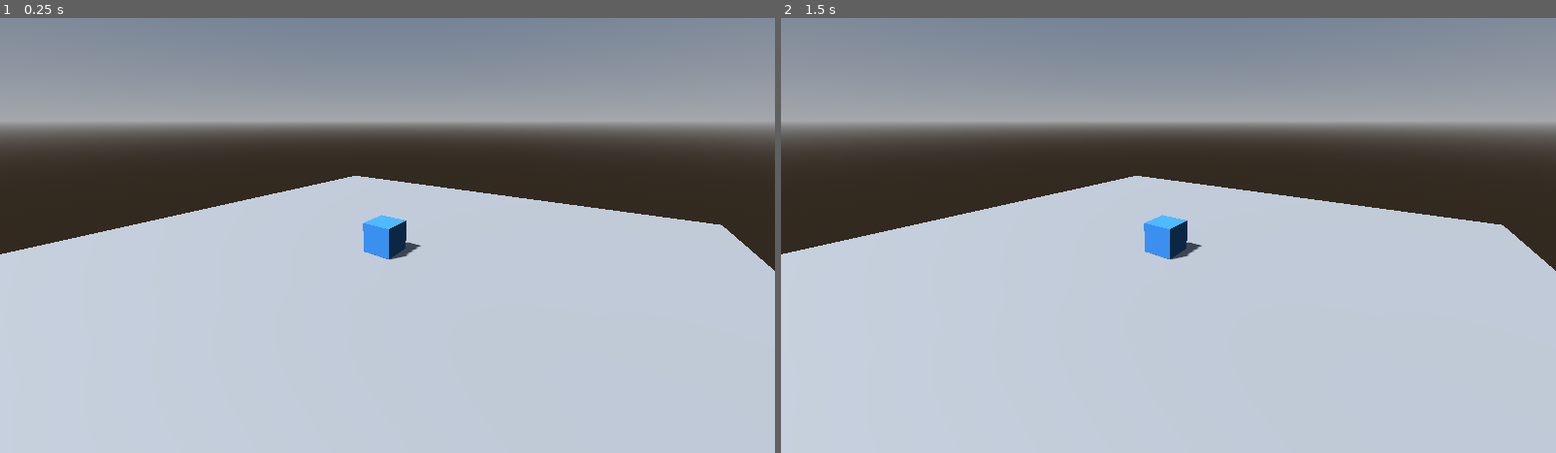
Above: before the commit, frames 1-2 (left to right).
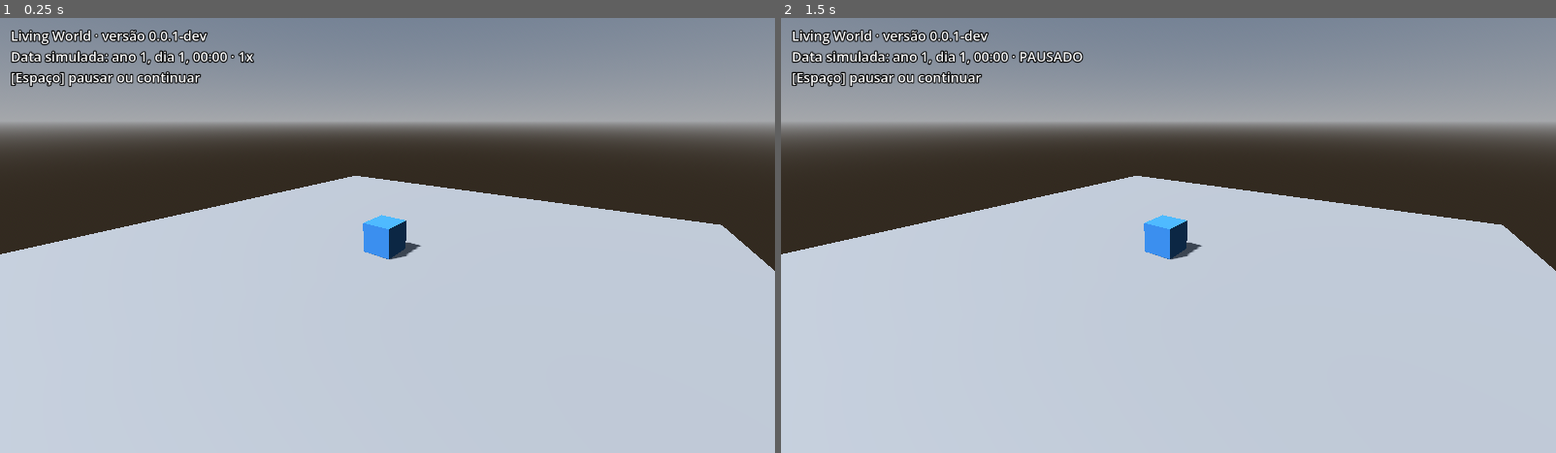
Above: after the commit, the same moments.

Repository: ArthurLK2006/LivingWorld
Game: Godot game, scene res://scenes/main.tscn
Two runs of this game, one before a commit and one after it. Both use one fixed random seed, a clock stepped at 60 frames per second and the inputs below.
Inputs (mouse positions are in pixels of both pictures, inside the frame that each line leads up to):
- Up to frame 1 (0.25 s): no input
- Up to frame 2 (1.5 s): tap Enter at 0.5 s; move the mouse to (1339, 213) at 0.52 s; tap Space at 0.6, 0.77, 1.07 s; click (1339, 213) at 0.67 s; drag from (1013, 257) to (1129, 322) at 1.27 s

The runs differ from the first frame. In frame 1, 1.6% of the frame differs, in the area x 1-33%, y 2-17%; in frame 2, 1.7%, in the area x 1-40%, y 2-17%.

Commit message:
LW-020 e LW-021: autoloads SimulationHost e GameApp e texto de estado na cena
Registra os dois autoloads em project.godot e adiciona CanvasLayer com Label em
scenes/main.tscn (alterações autorizadas por Arthur). Tecla Espaço pausa. Regra 5
do check_architecture limita os autoloads. check_all inclui a cena principal.

Co-Authored-By: Claude Sonnet 5.5 <noreply@anthropic.com>
Claude-Session: https://claude.ai/code/session_01Bo9P6FfQSA3zyatEgHcaW6

Diff:
--- a/project.godot
+++ b/project.godot
@@ -14,6 +14,11 @@
 run/main_scene="res://scenes/main.tscn"
 config/features=PackedStringArray("4.7")
 
+[autoload]
+
+SimulationHost="*res://src/app/simulation_host.gd"
+GameApp="*res://src/app/game_app.gd"
+
 [debug]
 
 gdscript/warnings/untyped_declaration=2
--- a/scenes/main.tscn
+++ b/scenes/main.tscn
@@ -1,4 +1,6 @@
 [gd_scene format=3]
+
+[ext_resource type="Script" path="res://src/presentation/ui/status_overlay.gd" id="1_overlay"]
 
 [sub_resource type="ProceduralSkyMaterial" id="SkyMaterial"]
 
@@ -40,3 +42,15 @@
 position = Vector3(5, 4, 7)
 rotation_degrees = Vector3(-22, 35, 0)
 current = true
+
+[node name="HUD" type="CanvasLayer" parent="."]
+
+[node name="StatusLabel" type="Label" parent="HUD"]
+offset_left = 16.0
+offset_top = 12.0
+offset_right = 16.0
+offset_bottom = 12.0
+theme_override_colors/font_outline_color = Color(0, 0, 0, 1)
+theme_override_constants/outline_size = 6
+theme_override_font_sizes/font_size = 20
+script = ExtResource("1_overlay")
--- /dev/null
+++ b/src/app/game_app.gd
@@ -0,0 +1,67 @@
+class_name GameAppNode
+extends Node
+## Script do autoload `GameApp` (arquitetura 4.3): ciclo de vida do aplicativo. Por enquanto
+## inicia um mundo de desenvolvimento, monta o texto de estado e trata a tecla de pausa.
+## Não guarda estado do mundo. A apresentação lê só o texto e o sinal daqui.
+
+## Avisa quando o texto de estado muda (a apresentação só redesenha nesse caso).
+signal status_changed(text: String)
+
+## Provisórios até existirem a tela de novo jogo e o versionamento (Fase 0).
+const DEFAULT_WORLD_SEED: int = 1
+const GAME_VERSION: String = "0.0.1-dev"
+const PAUSE_KEY: Key = KEY_SPACE
+
+var _host: SimulationHostNode
+var _last_status_text: String = ""
+
+
+func _ready() -> void:
+	var host: SimulationHostNode = get_node_or_null("/root/SimulationHost") as SimulationHostNode
+	if host == null:
+		push_error("GameApp: autoload SimulationHost não encontrado.")
+		return
+	bind_host(host)
+	host.start_new_game(DEFAULT_WORLD_SEED)
+
+
+func bind_host(host: SimulationHostNode) -> void:
+	_host = host
+
+
+## Texto de estado para a tela: título, versão, data simulada, velocidade ou pausa e a tecla.
+func status_text() -> String:
+	if _host == null or _host.runner == null:
+		return ""
+	var clock: SimClock = _host.runner.world.context.clock
+	var pace: String = "PAUSADO" if clock.is_paused() else "%dx" % clock.get_speed()
+	var title: String = str(ProjectSettings.get_setting("application/config/name", "Living World"))
+	return "%s · versão %s\nData simulada: %s · %s\n[Espaço] pausar ou continuar" % [title, GAME_VERSION, _host.runner.format_clock_line(), pace]
+
+
+func toggle_pause() -> void:
+	if _host == null or _host.runner == null:
+		return
+	var clock: SimClock = _host.runner.world.context.clock
+	clock.set_paused(not clock.is_paused())
+
+
+func _process(_delta: float) -> void:
+	var text: String = status_text()
+	if text != _last_status_text:
+		_last_status_text = text
+		status_changed.emit(text)
+
+
+## Trata a tecla de pausa; devolve verdadeiro se o evento era dela e foi consumido.
+func handle_key(event: InputEvent) -> bool:
+	var key_event: InputEventKey = event as InputEventKey
+	if key_event == null or not key_event.pressed or key_event.echo or key_event.keycode != PAUSE_KEY:
+		return false
+	toggle_pause()
+	return true
+
+
+func _unhandled_input(event: InputEvent) -> void:
+	if handle_key(event):
+		get_viewport().set_input_as_handled()
--- /dev/null
+++ b/src/app/simulation_host.gd
@@ -0,0 +1,34 @@
+class_name SimulationHostNode
+extends Node
+## Script do autoload `SimulationHost` (arquitetura 4.3): dono do mundo atual. Só repassa o
+## tempo de cada quadro ao SimulationRunner, que tem a lógica. O nome da classe difere do
+## nome do autoload porque os dois não podem coincidir. Não conhece UI nem cenas.
+
+const MS_PER_SECOND: float = 1000.0
+
+var runner: SimulationRunner
+
+
+## Cria um mundo novo, encerrando o anterior se houver.
+func start_new_game(world_seed: int) -> void:
+	if runner != null:
+		runner.finish()
+	runner = SimulationRunner.new(world_seed)
+	runner.start_new_game()
+
+
+## Avança a simulação conforme o tempo do quadro. Devolve quantos passos rodaram.
+func advance(delta_seconds: float) -> int:
+	if runner == null:
+		return 0
+	return runner.advance_frame(roundi(delta_seconds * MS_PER_SECOND))
+
+
+func _process(delta: float) -> void:
+	advance(delta)
+
+
+func _exit_tree() -> void:
+	if runner != null:
+		runner.finish()
+		runner = null
--- a/src/app/simulation_runner.gd
+++ b/src/app/simulation_runner.gd
@@ -63,12 +63,18 @@
 	return steps
 
 
+## Data simulada em texto curto, ex.: "ano 1, dia 3, 14:05".
+func format_clock_line() -> String:
+	var clock: SimClock = world.context.clock
+	return "ano %d, dia %d, %02d:%02d" % [clock.year(), clock.day_of_year(), clock.hour_of_day(), clock.minute_of_hour()]
+
+
 ## Texto para a linha de comando: data simulada, módulos e problemas de validação.
 func describe_state() -> String:
 	var clock: SimClock = world.context.clock
 	var problems: Array[String] = world.validate()
 	var lines: PackedStringArray = PackedStringArray()
-	lines.append("Data simulada: ano %d, dia %d, %02d:%02d (%d minutos simulados)" % [clock.year(), clock.day_of_year(), clock.hour_of_day(), clock.minute_of_hour(), clock.total_minutes()])
+	lines.append("Data simulada: %s (%d minutos simulados)" % [format_clock_line(), clock.total_minutes()])
 	lines.append("Semente: %d" % _world_seed)
 	lines.append("Hash do estado: %s" % world.state_hash())
 	var module_names: Array[String] = world.module_names()
--- /dev/null
+++ b/src/presentation/ui/status_overlay.gd
@@ -0,0 +1,16 @@
+extends Label
+## Texto 2D sobreposto à cena: título, versão, data simulada e tecla de pausa.
+## Só exibe o que o GameApp entrega; não conhece a simulação.
+
+
+func _ready() -> void:
+	var app: GameAppNode = get_node_or_null("/root/GameApp") as GameAppNode
+	if app == null:
+		push_error("StatusOverlay: autoload GameApp não encontrado.")
+		return
+	app.status_changed.connect(_on_status_changed)
+	text = app.status_text()
+
+
+func _on_status_changed(new_text: String) -> void:
+	text = new_text
--- /dev/null
+++ b/tests/unit/test_app_nodes.gd
@@ -0,0 +1,93 @@
+extends GutTest
+
+var _host: SimulationHostNode
+var _app: GameAppNode
+
+
+func before_each() -> void:
+	_host = SimulationHostNode.new()
+	_host.start_new_game(3)
+	_app = GameAppNode.new()
+	_app.bind_host(_host)
+
+
+func after_each() -> void:
+	_host.free()
+	_app.free()
+
+
+func test_host_advances_simulation_with_frame_time() -> void:
+	var seconds_per_minute: float = SimClock.DEFAULT_REAL_MS_PER_MINUTE / 1000.0
+	assert_eq(_host.advance(seconds_per_minute * 2.0), 2)
+	assert_eq(_host.runner.world.context.clock.total_minutes(), 2)
+
+
+func test_host_without_game_does_nothing_and_new_game_replaces_the_world() -> void:
+	var empty: SimulationHostNode = SimulationHostNode.new()
+	assert_eq(empty.advance(10.0), 0)
+	empty.free()
+	_host.advance(100.0)
+	var first_runner: SimulationRunner = _host.runner
+	_host.start_new_game(4)
+	assert_ne(_host.runner, first_runner)
+	assert_eq(_host.runner.world.context.clock.total_minutes(), 0)
+
+
+func test_status_text_shows_title_version_date_and_pace() -> void:
+	var text: String = _app.status_text()
+	assert_string_contains(text, "Living World")
+	assert_string_contains(text, "versão " + GameAppNode.GAME_VERSION)
+	assert_string_contains(text, "ano 1, dia 1, 00:00")
+	assert_string_contains(text, "1x")
+	assert_string_contains(text, "[Espaço]")
+
+
+func test_pause_toggle_stops_the_simulated_clock_and_shows_it() -> void:
+	var seconds_per_minute: float = SimClock.DEFAULT_REAL_MS_PER_MINUTE / 1000.0
+	_app.toggle_pause()
+	assert_string_contains(_app.status_text(), "PAUSADO")
+	assert_eq(_host.advance(seconds_per_minute * 5.0), 0)
+	_app.toggle_pause()
+	assert_string_contains(_app.status_text(), "1x")
+	assert_eq(_host.advance(seconds_per_minute * 5.0), 5)
+	assert_string_contains(_app.status_text(), "ano 1, dia 1, 00:05")
+
+
+func test_status_changed_signal_fires_only_when_text_changes() -> void:
+	watch_signals(_app)
+	_app._process(0.0)
+	_app._process(0.0)
+	assert_signal_emit_count(_app, "status_changed", 1)
+	_host.advance(SimClock.DEFAULT_REAL_MS_PER_MINUTE / 1000.0)
+	_app._process(0.0)
+	assert_signal_emit_count(_app, "status_changed", 2)
+
+
+func _key(keycode: Key, pressed: bool, echo: bool = false) -> InputEventKey:
+	var event: InputEventKey = InputEventKey.new()
+	event.keycode = keycode
+	event.pressed = pressed
+	event.echo = echo
+	return event
+
+
+func test_space_key_toggles_pause_and_other_input_does_not() -> void:
+	var clock: SimClock = _host.runner.world.context.clock
+	assert_false(_app.handle_key(_key(KEY_A, true)), "Outra tecla não é consumida.")
+	assert_false(_app.handle_key(_key(GameAppNode.PAUSE_KEY, false)), "Soltar a tecla não conta.")
+	assert_false(_app.handle_key(_key(GameAppNode.PAUSE_KEY, true, true)), "Repetição da tecla não conta.")
+	assert_false(_app.handle_key(InputEventMouseButton.new()))
+	assert_false(clock.is_paused())
+	assert_true(_app.handle_key(_key(GameAppNode.PAUSE_KEY, true)))
+	assert_true(clock.is_paused())
+	assert_true(_app.handle_key(_key(GameAppNode.PAUSE_KEY, true)))
+	assert_false(clock.is_paused())
+
+
+func test_main_scene_shows_the_status_overlay_with_the_real_autoloads() -> void:
+	var scene: PackedScene = load("res://scenes/main.tscn")
+	var main: Node = add_child_autofree(scene.instantiate())
+	await wait_frames(3)
+	var label: Label = main.get_node("HUD/StatusLabel")
+	assert_string_contains(label.text, "Living World")
+	assert_string_contains(label.text, "Data simulada:")
Not shown, added: src/app/game_app.gd.uid
Not shown, added: src/app/simulation_host.gd.uid
Not shown, added: src/presentation/ui/status_overlay.gd.uid
Not shown, added: tests/unit/test_app_nodes.gd.uid
Not shown, changed: docs/ROADMAP_STATUS.md
Not shown, changed: docs/backlog.md
Not shown, changed: docs/modules/app.md
Not shown, changed: tests/test_check_architecture.sh
Not shown, added: tests/test_main_scene.sh
